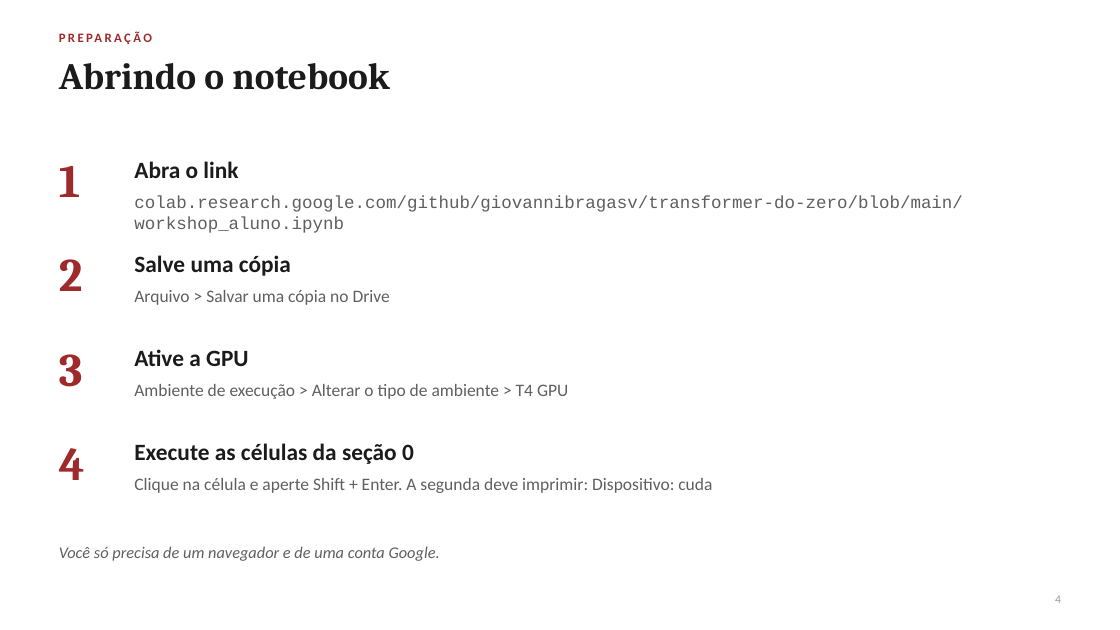
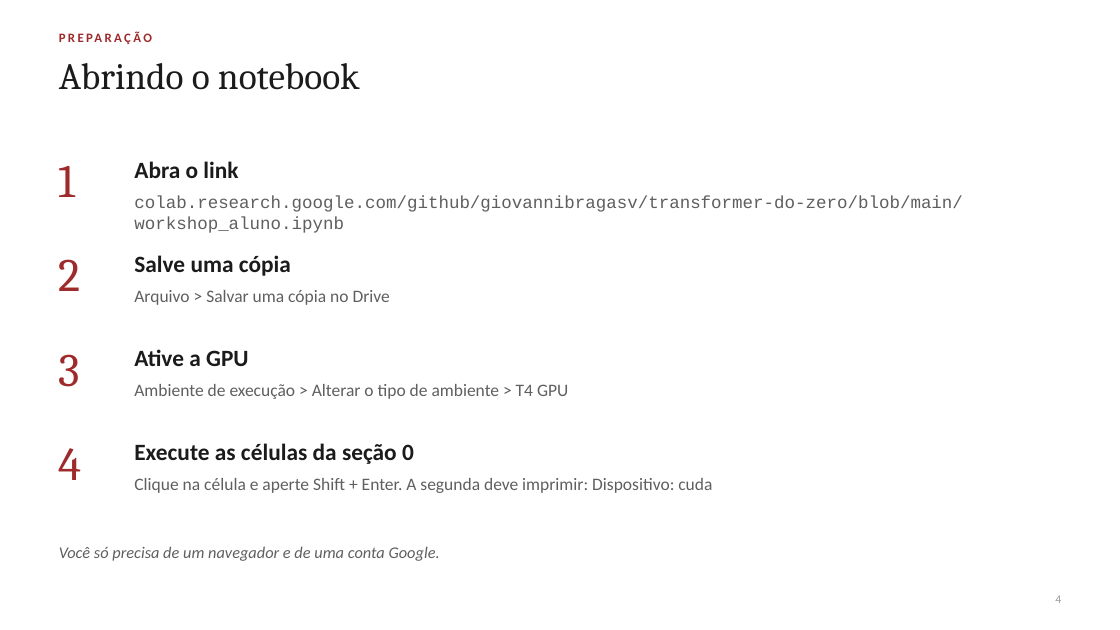
Before and after one commit to giovannibragasv/transformer-do-zero, a slide deck: slide 4 of slides/attention_workshop.pptx. Drawn at 1120x630 pixels with LibreOffice and Linux fonts; fonts in the diff are those of the drawing. Boxes give left, top, right and bottom in pixels: in the first picture for what was removed or moved away, otherwise in the second. Text is boxed around its words. In the diff, an @@ line names an element or a change of style, - is before the commit and + after.

```diff
--- a/slides/attention_workshop.pptx
+++ b/slides/attention_workshop.pptx
@@ bold off in 5 elements at [59,63,360,90], [59,354,81,387], [59,448,82,480], [59,166,76,197], [59,259,81,291] @@
```
Also in this commit, not shown: 24 other slides changed, 5 other files.
